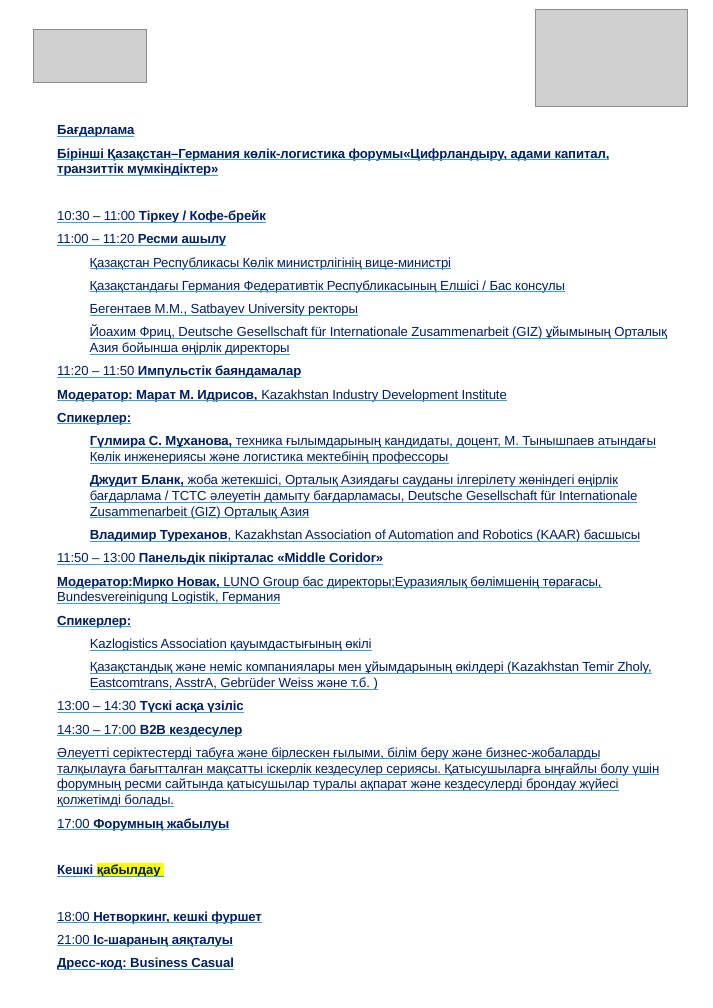
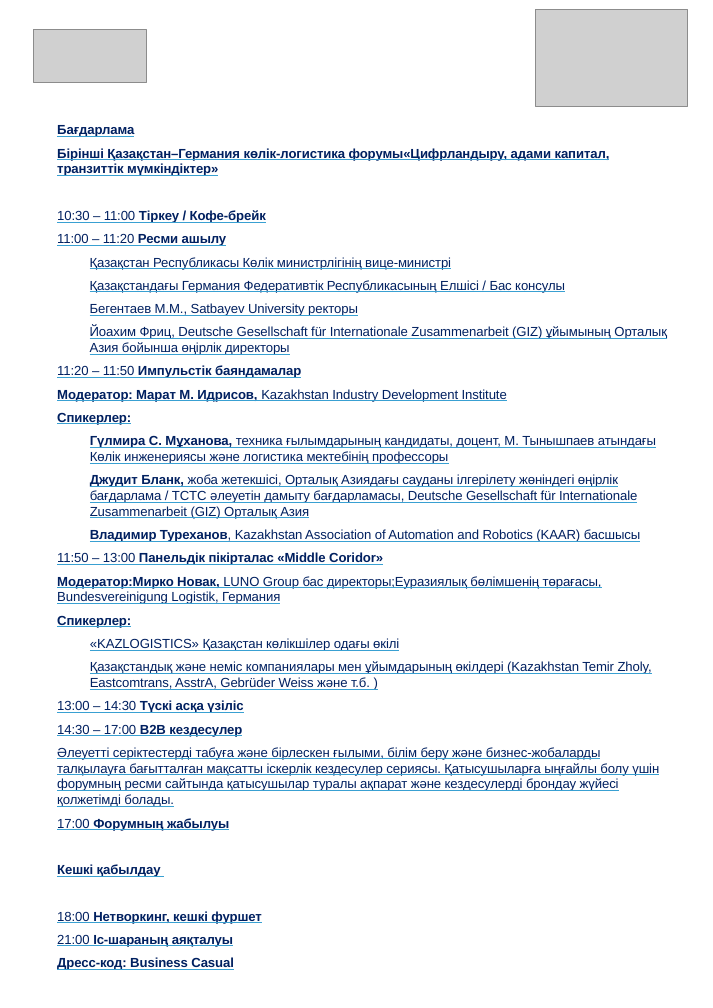
Before and after one commit to zvezdd/KazForum-Logistics, a slide deck: slide 3 of public/program-kz.pptx. Drawn at 713x1008 pixels with LibreOffice and Linux fonts; fonts in the diff are those of the drawing; grey boxes stand for pictures. Boxes give left, top, right and bottom in pixels: in the first picture for what was removed or moved away, otherwise in the second. Text is boxed around its words. In the diff, an @@ line names an element or a change of style, - is before the commit and + after.

```diff
--- a/public/program-kz.pptx
+++ b/public/program-kz.pptx
@@ text at [90, 638, 399, 651]: text changed @@
-Kazlogistics Association қауымдастығының өкілі
+«KAZLOGISTICS» Қазақстан көлікшілер одағы өкілі
@@ text at [57, 864, 161, 877]: highlight #FFFF00 to none in "қабылдау" @@
```
Also in this commit, not shown: 6 other files.
